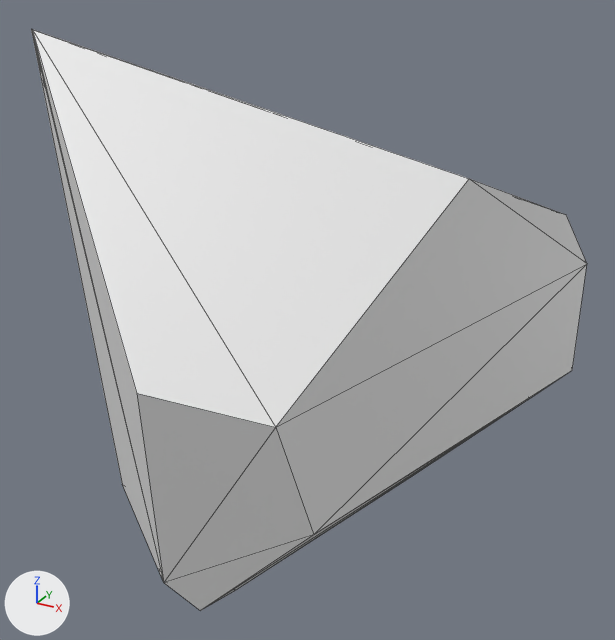
One commit to the OBJ model assets/pieces/potato_train/potato_0186.obj: the scene before it, then after it.
Both versions are drawn from a camera (50 mm lens) standing at (0.022, -0.0368, 0.0202) and looking at (0.0016, 0.0004, 0.0016). Arrows for +X, +Y and +Z are at lower left; the lights stay in place. The picture after the commit comes second. Mesh edges are drawn as thin lines. Where no turn or scale is listed for an object, it has been applied to the vertices.

The first picture shows 'potato_0186'.
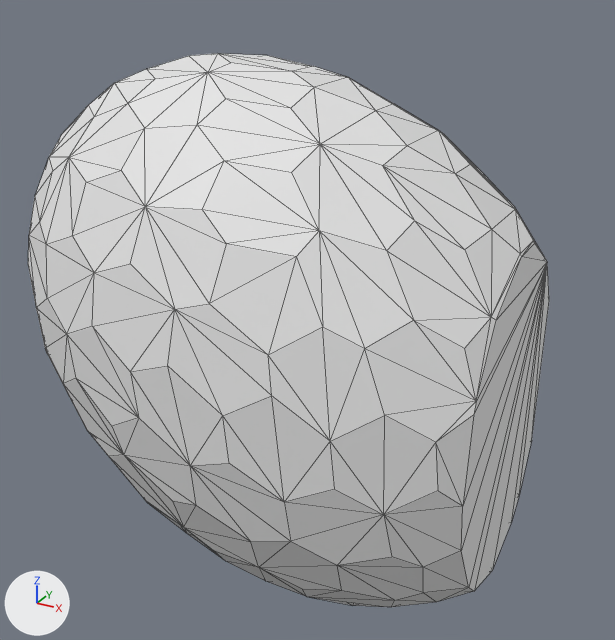
What differs and where, as boxes (x1, y1, x2, y2) in the pictures (615 x 640 px):
'potato_0186', reshaped (6% narrower): before (31, 29, 587, 611); after (28, 53, 549, 607)

Diff of the bpy script that builds the scene:
```diff
--- a/assets/pieces/potato_train/potato_0186.obj.py
+++ b/assets/pieces/potato_train/potato_0186.obj.py
@@ me_potato_0186 @@
 # used by ob_potato_0186; location = (0.0, 0.0, 0.0)
-me_potato_0186.from_pydata(...)  # 20 vertices, 36 faces; spans x -0.012..0.0146, y -0.0127..0.0086, z -0.0182..0.0164
+me_potato_0186.from_pydata(...)  # 228 vertices, 452 faces; spans x -0.0161..0.0128, y -0.0094..0.0073, z -0.0148..0.0151
+# me_potato_0186 part 1: the whole mesh is rebuilt
```
